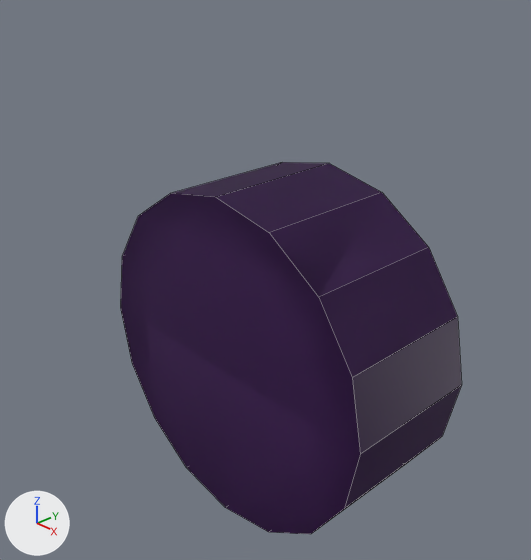
The Blender file models/bike/Wheels.blend, before and after one commit.
One viewpoint serves both versions: a 50 mm camera at (0.806, -0.783, 0.663) aimed at (-0.02, -0.006, 0.117). Lighting does not change. The marker at lower left points along +X, +Y and +Z. Mesh edges are drawn as thin lines.
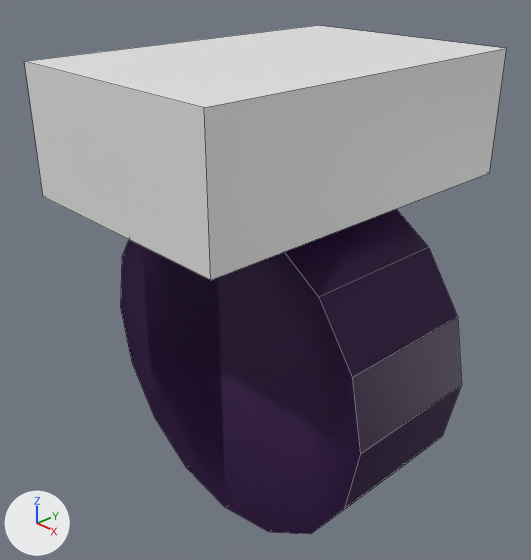
Pixel boxes (x1, y1, x2, y2) of what changed, in the pictures (531 x 560 px):
'Cylinder', reshaped (42% wider, 37% taller): before (121, 162, 462, 534); after (24, 25, 507, 534)
part 1 of me_cylinder_001, added: after (24, 25, 507, 280)

Edits to the bpy script that builds the scene:
```text
Change me_cylinder_001:
    where me_cylinder_001.from_pydata(...)  # 64 vertices, 36 faces; spans x -0.3..0.3, y -0.3..0.3, z -0.125..0.125
    used by ob_cylinder; location = (0.0, 0.0, 0.0); rotation_euler = (1.571, 0.0, 0.0), in degrees (90, 0, 0)
    me_cylinder_001 part 1: a new loose piece, a box spanning x -0.2..0.2, y 0.292..0.492, z -0.3..0.3
```
